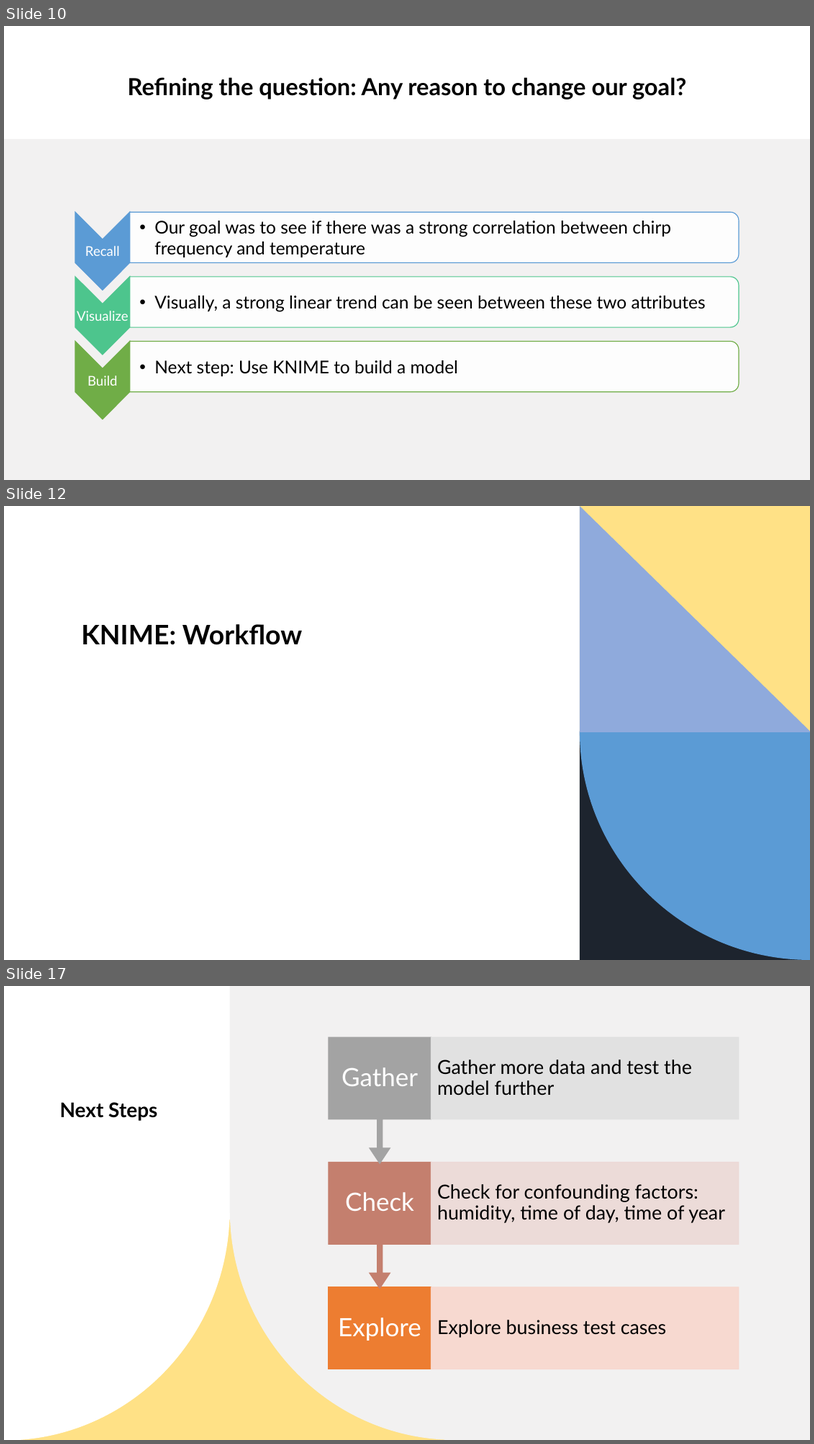
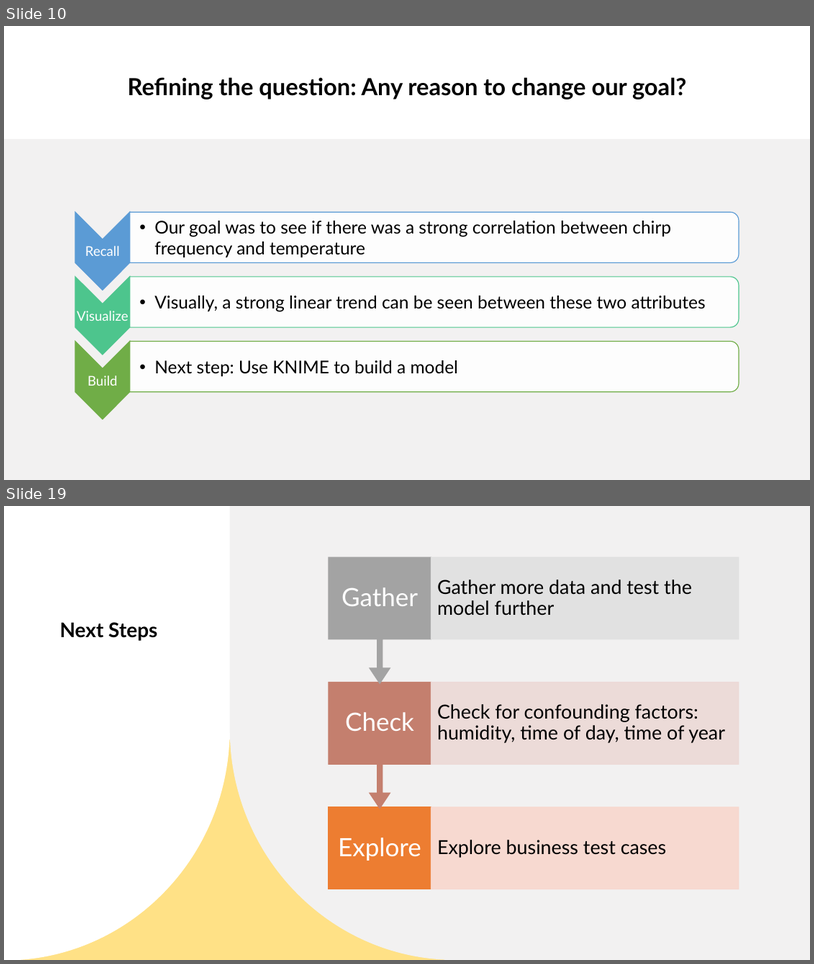
Before and after one commit to robert-daniels/Projects, a slide deck: DS_210/final/DS 210.pptx. Shown one above the other, each under a label of ours: slides 10, 12 and 17 before the commit, slides 10 and 19 after it; the slides between them are not shown. The pictures are 814x1444 and 814x964 pixels, drawn with LibreOffice and Linux fonts; fonts in the diff are those of the drawing. Boxes give left, top, right and bottom in pixels: in the first picture for what was removed or moved away, otherwise in the second. Text is boxed around its words. In the diff, an @@ line names an element or a change of style, - is before the commit and + after.

```diff
--- a/DS_210/final/DS 210.pptx
+++ b/DS_210/final/DS 210.pptx
@@ slide 12 removed at (x1=4, y1=506, x2=810, y2=960), background #FFFFFF; not listed: 1 template element that a slide beside it also shows @@
@@ rectangle removed at (x1=4, y1=506, x2=810, y2=960) @@
@@ rectangle removed at (x1=580, y1=506, x2=810, y2=731) @@
@@ freeform shape removed at (x1=580, y1=506, x2=810, y2=732) @@
@@ title removed at (x1=81, y1=624, x2=302, y2=645) @@
-KNIME: Workflow
@@ rectangle removed at (x1=580, y1=731, x2=810, y2=960) @@
@@ freeform shape removed at (x1=580, y1=731, x2=810, y2=960) @@
@@ what was slide 17 is now slide 19 @@
```
Also in this commit, not shown: 3 slides changed, 4 slides added, 1 other slide removed, 3 other files.
